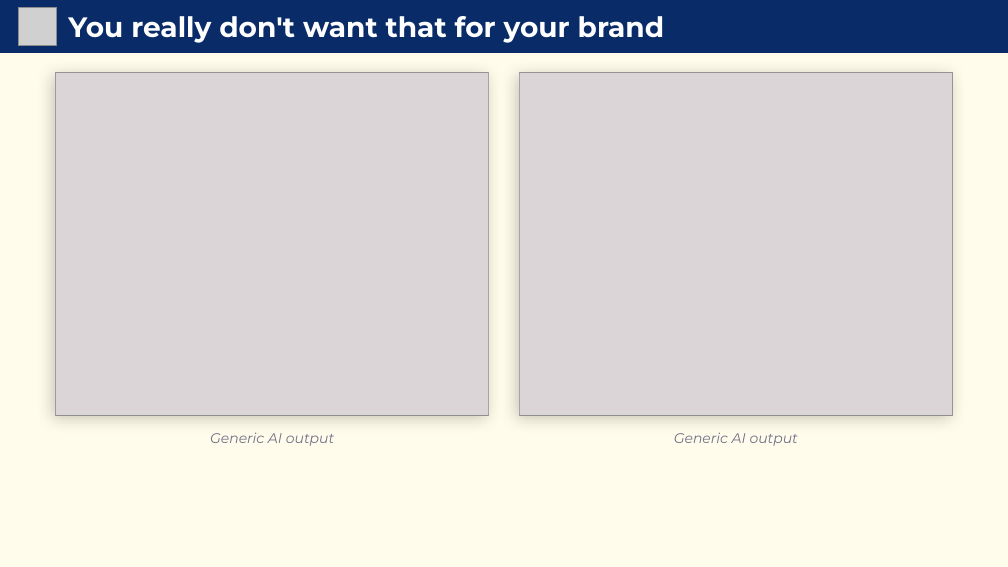
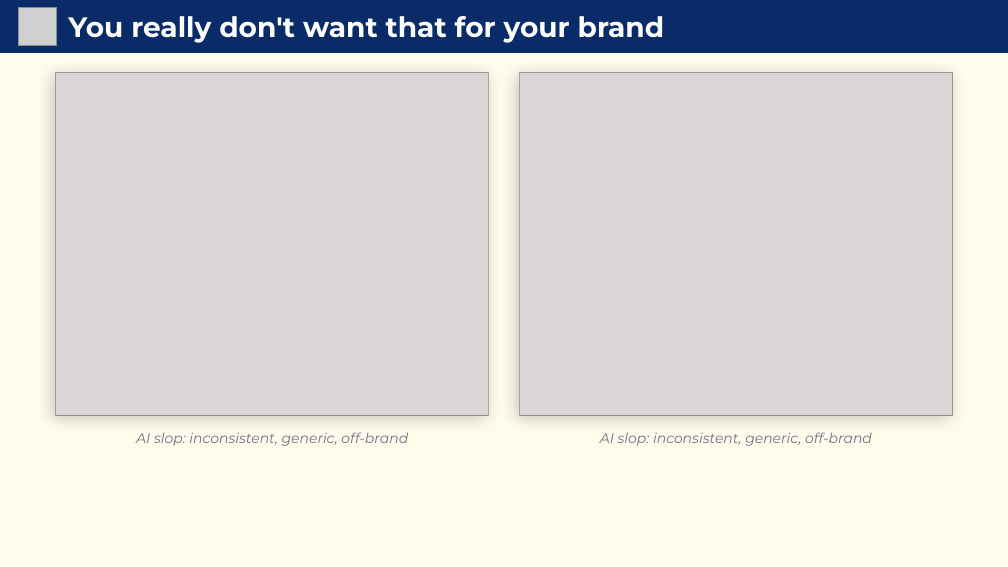
Before and after one commit to SamyGenAI/Smart-creator-design-system, a slide deck: slide 3 of design/pptx-slides/output/YtAiDesignSystemSlides.pptx. Drawn at 1008x567 pixels with LibreOffice and Linux fonts; fonts in the diff are those of the drawing; grey boxes stand for pictures. Boxes give left, top, right and bottom in pixels: in the first picture for what was removed or moved away, otherwise in the second. Text is boxed around its words. In the diff, an @@ line names an element or a change of style, - is before the commit and + after.

```diff
--- a/design/pptx-slides/output/YtAiDesignSystemSlides.pptx
+++ b/design/pptx-slides/output/YtAiDesignSystemSlides.pptx
@@ text at bbox=[136, 432, 408, 446]: text changed @@
-Generic AI output
+AI slop: inconsistent, generic, off-brand
@@ text at bbox=[600, 432, 872, 446]: text changed @@
-Generic AI output
+AI slop: inconsistent, generic, off-brand
```
Also in this commit, not shown: 3 other slides changed, 1 slide added, 1 slide removed, 39 other files.
